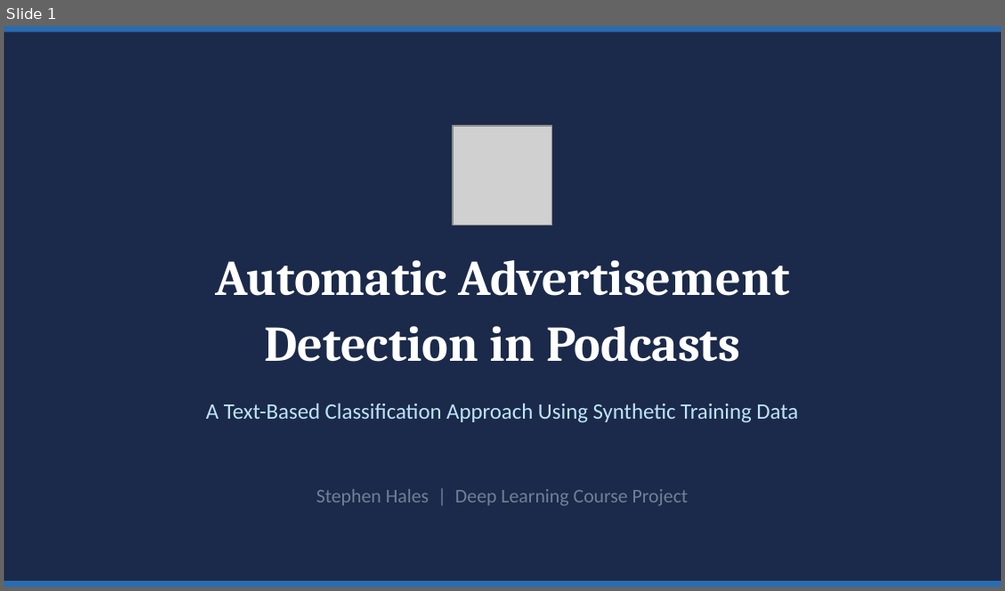
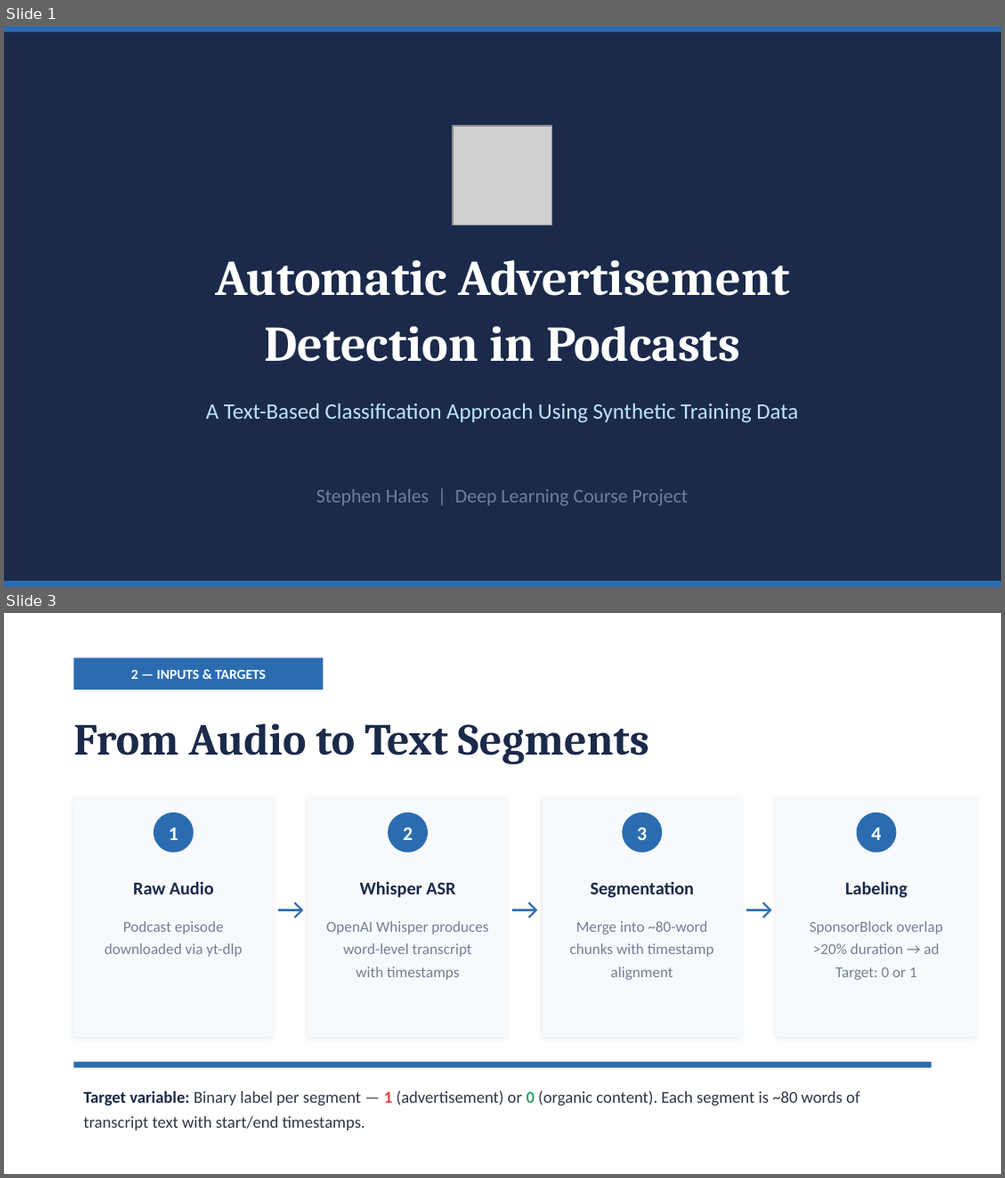
Before and after one commit to zhales05/cs-6480, a slide deck: project/podcast_ad_detection.pptx. Shown one above the other, each under a label of ours: slide 1 before the commit, slides 1 and 3 after it; the slides between them are not shown. The pictures are 1005x591 and 1005x1178 pixels, drawn with LibreOffice and Linux fonts; fonts in the diff are those of the drawing; grey boxes stand for pictures. Boxes give left, top, right and bottom in pixels: in the first picture for what was removed or moved away, otherwise in the second. Text is boxed around its words. In the diff, an @@ line names an element or a change of style, - is before the commit and + after.

```diff
--- a/project/podcast_ad_detection.pptx
+++ b/project/podcast_ad_detection.pptx
@@ slide 3 added at [4,613,1001,1174], background #FFFFFF @@
@@ rectangle added at [73,657,323,690], fill #2B6CB0 @@
@@ text added at [131,670,266,679], 10 pt, text #FFFFFF, bold @@
+2 — INPUTS & TARGETS
@@ text added at [73,723,649,764], 32 pt, text #1B2A4A, bold @@
+From Audio to Text Segments
@@ rectangle added at [73,797,273,1037], fill #F7FAFC @@
@@ rectangle added at [308,797,508,1037], fill #F7FAFC @@
@@ rectangle added at [542,797,742,1037], fill #F7FAFC @@
@@ rectangle added at [777,797,976,1037], fill #F7FAFC @@
@@ ellipse added at [154,812,194,852], fill #2B6CB0 @@
@@ ellipse added at [388,812,428,852], fill #2B6CB0 @@
@@ ellipse added at [622,812,662,852], fill #2B6CB0 @@
@@ ellipse added at [857,812,896,852], fill #2B6CB0 @@
@@ text added at [169,827,178,840], 14 pt, text #FFFFFF, bold @@
+1
@@ text added at [403,827,413,840], 14 pt, text #FFFFFF, bold @@
+2
@@ text added at [637,827,647,840], 14 pt, text #FFFFFF, bold @@
+3
@@ text added at [871,827,881,840], 14 pt, text #FFFFFF, bold @@
+4
@@ text added at [133,881,214,894], 13 pt, text #1B2A4A, bold @@
+Raw Audio
@@ text added at [273,882,308,932], 22 pt, text #2B6CB0 @@
+→
@@ text added at [360,881,455,897], 13 pt, text #1B2A4A, bold @@
+Whisper ASR
@@ text added at [508,882,542,932], 22 pt, text #2B6CB0 @@
+→
@@ text added at [591,882,695,898], 13 pt, text #1B2A4A, bold @@
+Segmentation
@@ text added at [742,882,777,932], 22 pt, text #2B6CB0 @@
+→
@@ text added at [845,881,907,898], 13 pt, text #1B2A4A, bold @@
+Labeling
@@ text added at [105,921,242,957], 11 pt, text #718096 @@
+Podcast episode
+downloaded via yt-dlp
@@ text added at [326,921,488,980], 11 pt, text #718096 @@
+OpenAI Whisper produces
+word-level transcript
+with timestamps
@@ text added at [570,921,714,980], 11 pt, text #718096 @@
+Merge into ~80-word
+chunks with timestamp
+alignment
@@ text added at [809,921,943,980], 11 pt, text #718096 @@
+SponsorBlock overlap
+>20% duration → ad
+Target: 0 or 1
@@ rectangle added at [73,1062,931,1068], fill #2B6CB0 @@
@@ text added at [83,1090,860,1130], 12 pt, text #2D3748 @@
+Target variable: Binary label per segment — 1 (advertisement) or 0 (organic content). Each segment is ~80 words of transcript text with start/end timestamps.
```
Also in this commit, not shown: 6 other slides added, 8 slides removed, 4 other files.
